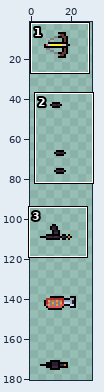
Two versions of one sprite sheet, gdod-jam-25/assets/gdodjam25_weapons.png. The first picture is a wide view before the edit; the outline marks the close-up.
Close-up. Before the edit:
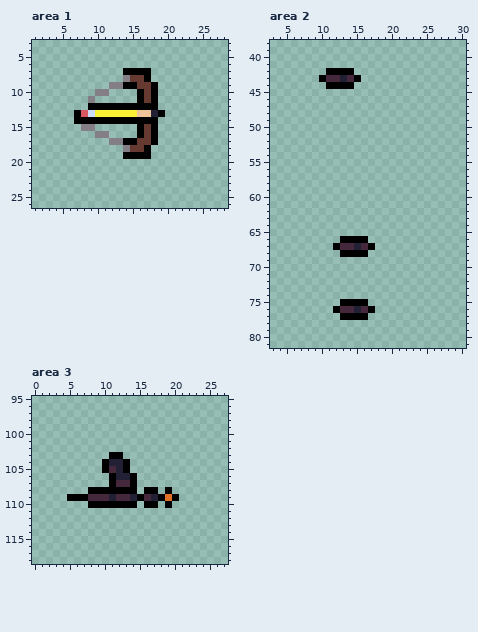
The file is 64x256 pixels. Shown: area 1: x 1..28, y 3..26; area 2: x 3..30, y 38..81; area 3: x 0..27, y 95..118. The wide view leaves out empty margins. The commit also changed other parts of the picture, which this record leaves out.
After the commit:
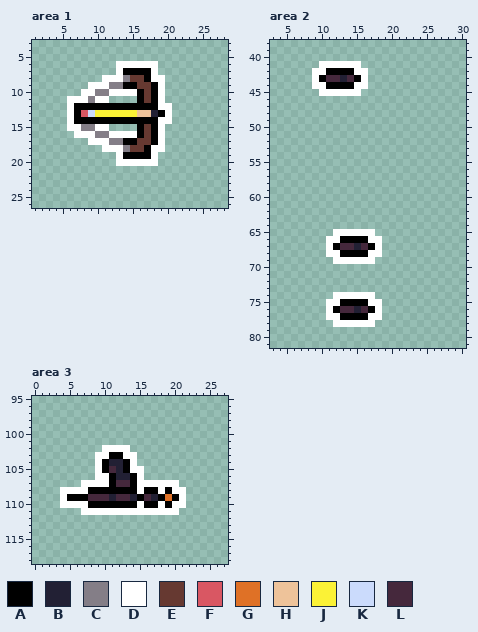
Palette (. is transparent): A #000000  B #222034  C #847e87  D #ffffff  E #663931  F #d95763  G #df7126  H #eec39a  J #fbf236  K #cbdbfc  L #45283c
The exact change:
Area 1:
Colour A is added in row 12 at x 7 to 8.
Colour D is added in row 6 at x 13 to 18; in row 7 at x 13 and 18; in row 8 at x 11 to 13 and 18 to 19; in row 9 at x 9 to 11 and 19; in row 10 at x 8 to 9, 12 to 15 and 19; in row 11 at x 6 to 8, 10 to 11 and 19.
Colour D is added in row 12 at x 6 and 19 to 20; in row 13 at x 6 and 20; in row 14 at x 6 and 19 to 20; in row 15 at x 6 to 7, 10 to 11 and 19; in row 16 at x 7 to 9, 12 to 15 and 19; in row 17 at x 9 to 11 and 19.
Colour D is added in row 18 at x 11 to 13 and 18 to 19; in row 19 at x 13 and 18; in row 20 at x 13 to 18.
Area 2:
Colour D is added in row 41 at x 10 to 15; in row 42 at x 9 to 10 and 15 to 16; in row 43 at x 9 and 16; in row 44 at x 9 to 10 and 15 to 16; in row 45 at x 10 to 15; in row 65 at x 12 to 17.
Colour D is added in row 66 at x 11 to 12 and 17 to 18; in row 67 at x 11 and 18; in row 68 at x 11 to 12 and 17 to 18; in row 69 at x 12 to 17; in row 74 at x 12 to 17; in row 75 at x 11 to 12 and 17 to 18.
Colour D is added in row 76 at x 11 and 18; in row 77 at x 11 to 12 and 17 to 18; in row 78 at x 12 to 17.
Area 3:
Colour D is added in row 102 at x 10 to 13; in row 103 at x 9 to 10 and 13 to 14; in row 104 at x 9 and 14; in row 105 at x 9 and 14 to 15; in row 106 at x 9 to 10 and 15; in row 107 at x 7 to 10 and 15 to 20.
Colour D is added in row 108 at x 4 to 7, 15, 18 and 20 to 21; in row 109 at x 4 and 21; in row 110 at x 4 to 7, 15, 18 and 20 to 21; in row 111 at x 7 to 20.
Pixel boxes of the changes (left, top, right, bottom) in both close-ups:
added: (67, 61, 172, 166)
added: (312, 61, 368, 96)
added: (326, 229, 382, 264)
added: (326, 292, 382, 327)
added: (60, 445, 186, 515)
